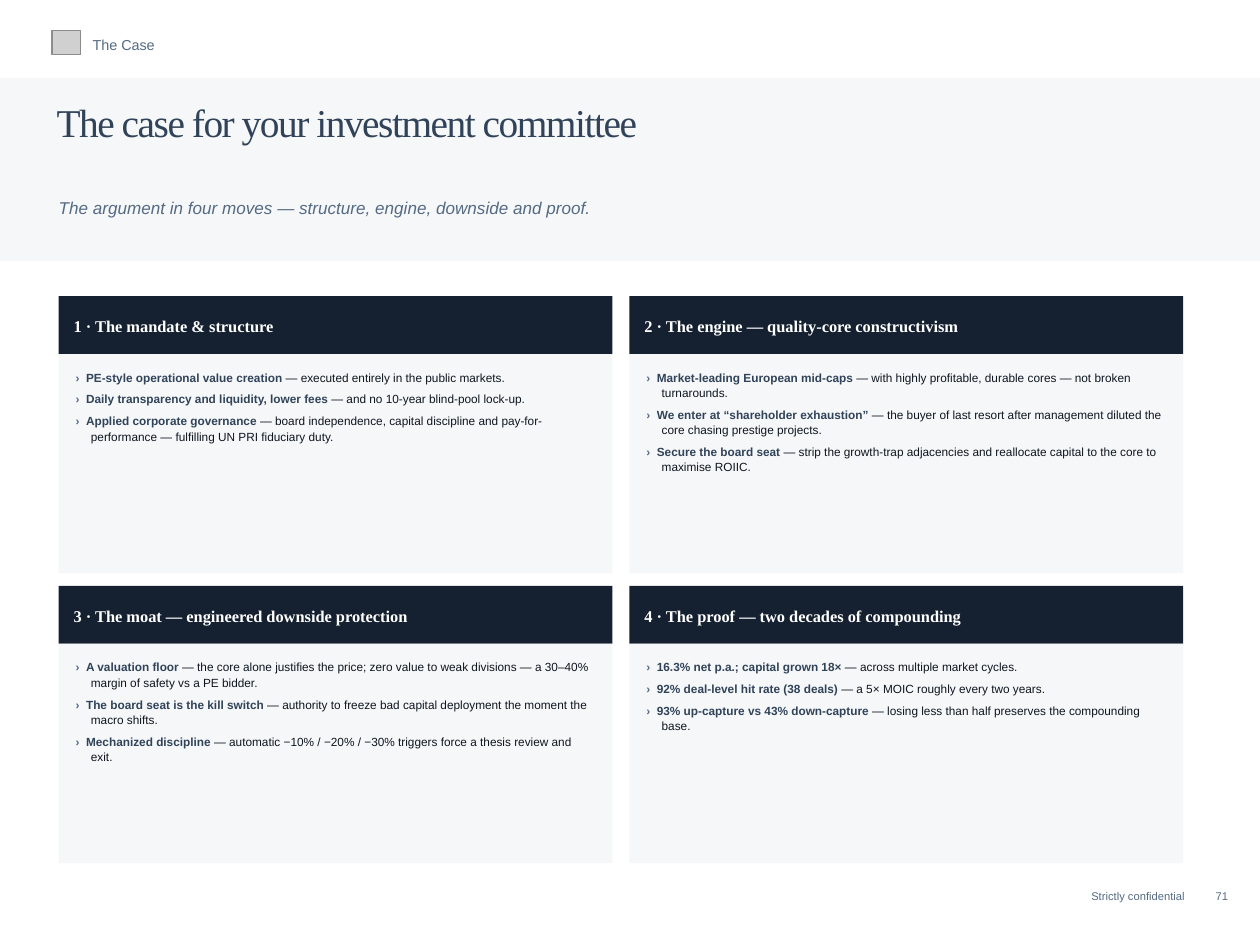
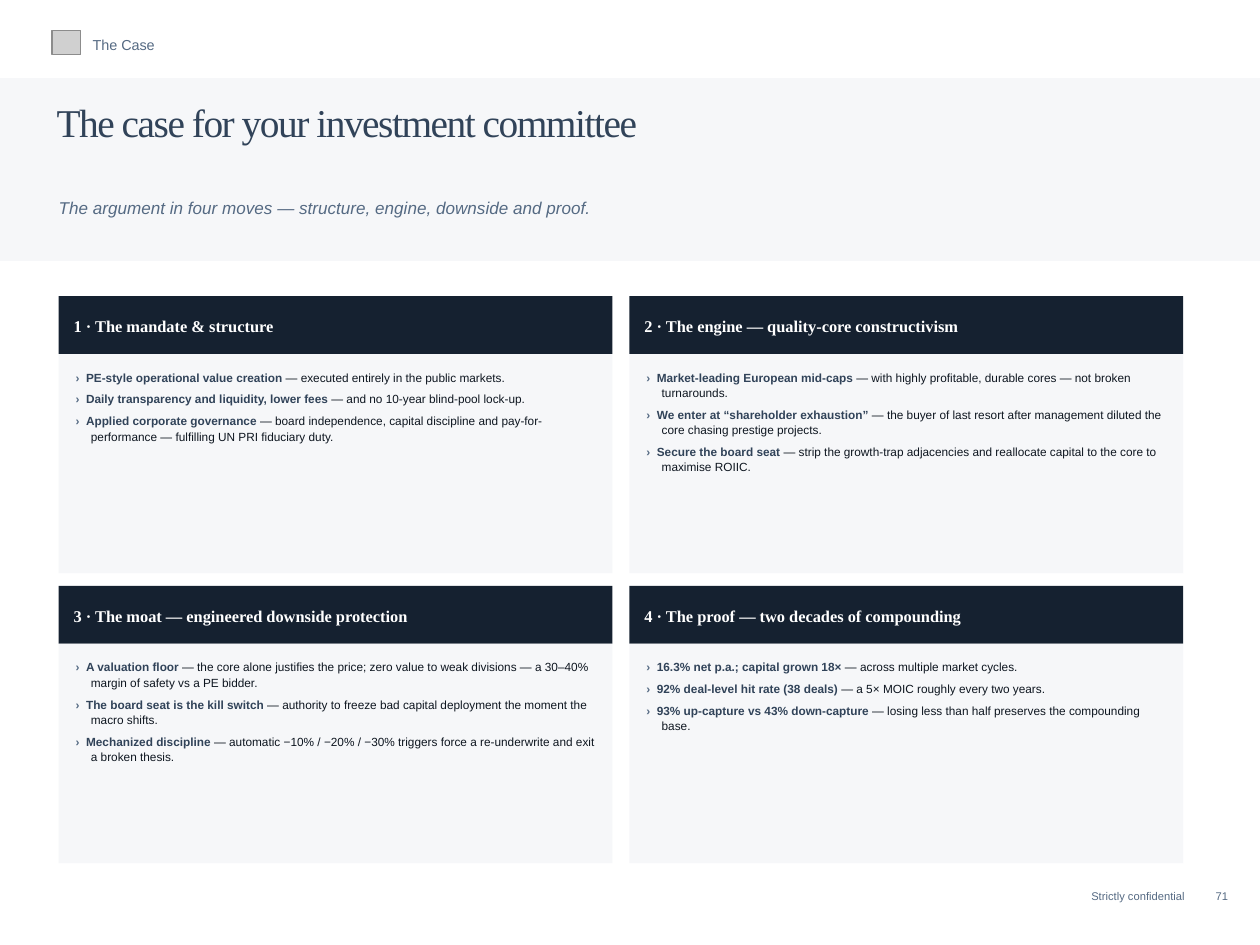
Before and after one commit to charette-lab/Claude, a slide deck: slide 74 of Athanase_Engaged_Ownership_Allocator_Deck.pptx. Drawn at 1260x945 pixels with LibreOffice and Linux fonts; fonts in the diff are those of the drawing; grey boxes stand for pictures. Boxes give left, top, right and bottom in pixels: in the first picture for what was removed or moved away, otherwise in the second. Text is boxed around its words. In the diff, an @@ line names an element or a change of style, - is before the commit and + after.

```diff
--- a/Athanase_Engaged_Ownership_Allocator_Deck.pptx
+++ b/Athanase_Engaged_Ownership_Allocator_Deck.pptx
@@ text at (x1=86, y1=737, x2=594, y2=761): text changed @@
-› Mechanized discipline — automatic −10% / −20% / −30% triggers force a thesis review and exit.
+› Mechanized discipline — automatic −10% / −20% / −30% triggers force a re-underwrite and exit a broken thesis.
```
Also in this commit, not shown: 6 other slides changed, 1 other file.
